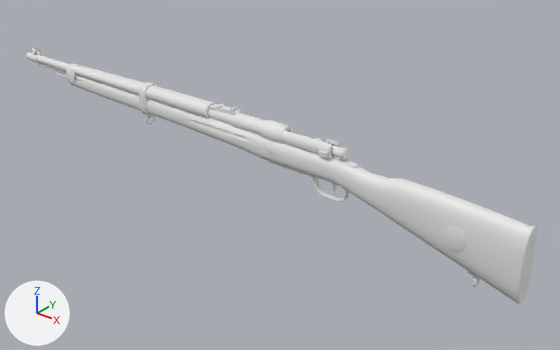
What one commit did to the FBX model blender/export/afm41_pathfinder_lod1.fbx.
Both versions are drawn from a 50 mm camera at (0.747, -1.02, 0.664) aimed at (-0.114, 0.057, -0.003). The lights are fixed; the arrows at lower left show +X, +Y and +Z. The first picture is the older version.

The first picture shows 'M41_LOD_1'.
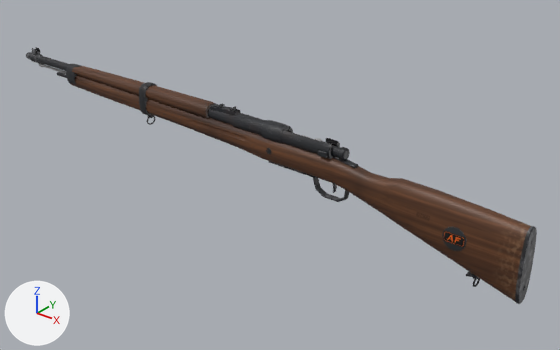
The change in detail:
Picture 'afm41_body_co.png' (img_afm41_body_co_png) is new.
Material 'M41_Body_DayZ' (mat_m41_body_dayz) is new.
Its texture is img_afm41_body_co_png.
me_m41_lod_1 has 4566 vertices, 7612 faces and spans x -0.832..0.416, y -0.023..0.05, z -0.045..0.14.
me_m41_lod_1 gains material mat_m41_body_dayz (picture img_afm41_body_co_png).

Changed parts and their boxes [x1, y1, x2, y2] in the pictures (560 x 350 px):
'M41_LOD_1', recoloured (white to brown): [26, 47, 537, 304] in both
